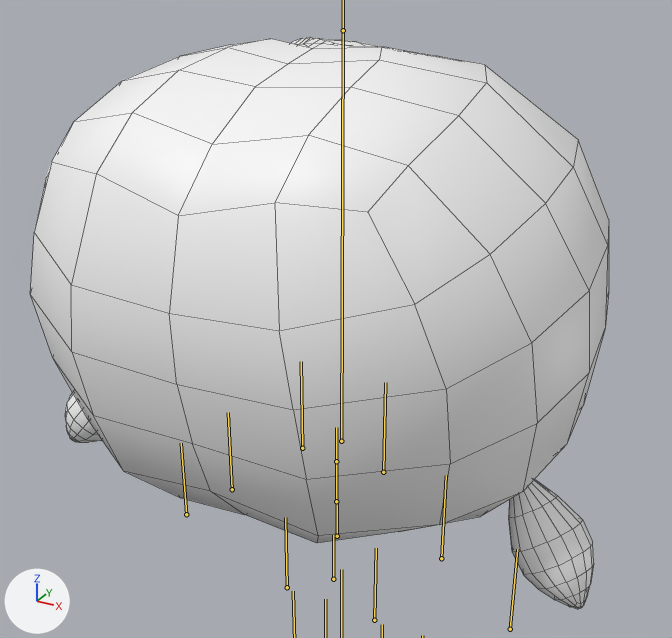
What one commit did to the FBX model Assets/Prefabs/Cloth/HR03_Twintail_Hair.fbx.
Rendered twice from a 50 mm lens placed at (0.216, -0.399, 0.479), pointed at (0.002, -0.01, 0.285). The lights are fixed; the arrows at lower left show +X, +Y and +Z. Both versions are drawn at the pose saved in each file; the numbers are the values there. The bones that bend it are drawn over the model as lines. Mesh edges are drawn as thin lines.

The first picture shows 'Twin_hair_tail', 'hair_big', 'hair_front'.
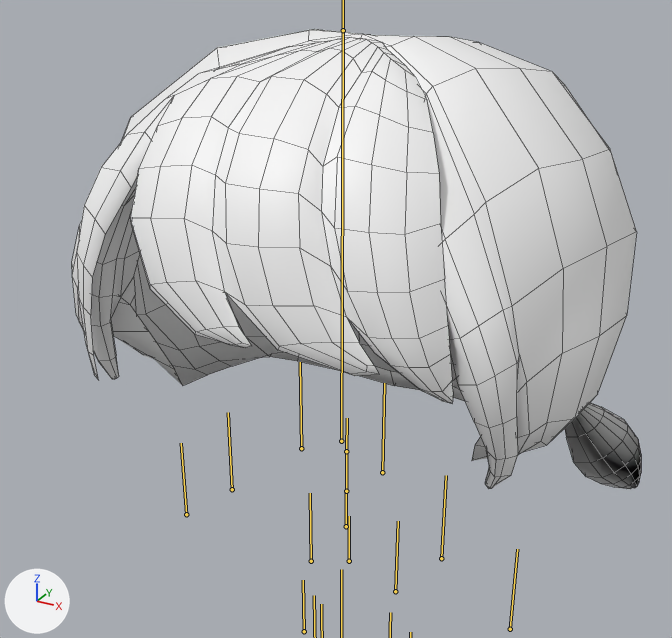
Scene script edits in JSON lines:
```json
{"block": "bone_waist", "where": "bone_waist = bpy.data.objects['Armature'].pose.bones['waist']  # child of 'Pelvis'"}
{"op": "set", "path": "bone_waist.location", "old": "(0.0, 0.0, 0.0)", "new": "(0.0, 0.0, -1.1)"}
{"op": "set", "path": "bone_waist.rotation_quaternion", "old": "(1.0, 0.0, 0.0, 0.0)", "new": "(0.0, 0.0, 1.0, 0.0)", "note": "degrees (0, 0, 0) -> degrees (0, 180, 0)"}
```

What differs and where, as boxes (x1, y1, x2, y2) in the pictures (672 x 638 px):
```json
{"object": "hair_big", "change": "posed", "before": [30, 39, 609, 543], "after": [72, 29, 636, 489], "on screen": "9% shorter"}
{"object": "hair_front", "change": "posed", "before": [291, 37, 439, 57], "after": [77, 37, 453, 403]}
{"object": "Twin_hair_tail", "change": "posed", "before": [65, 393, 594, 609], "after": [565, 403, 641, 489]}
{"bone": "waist", "before": "(337, 536) to (337, 501)", "after": "(346, 526) to (346, 491)"}
```
